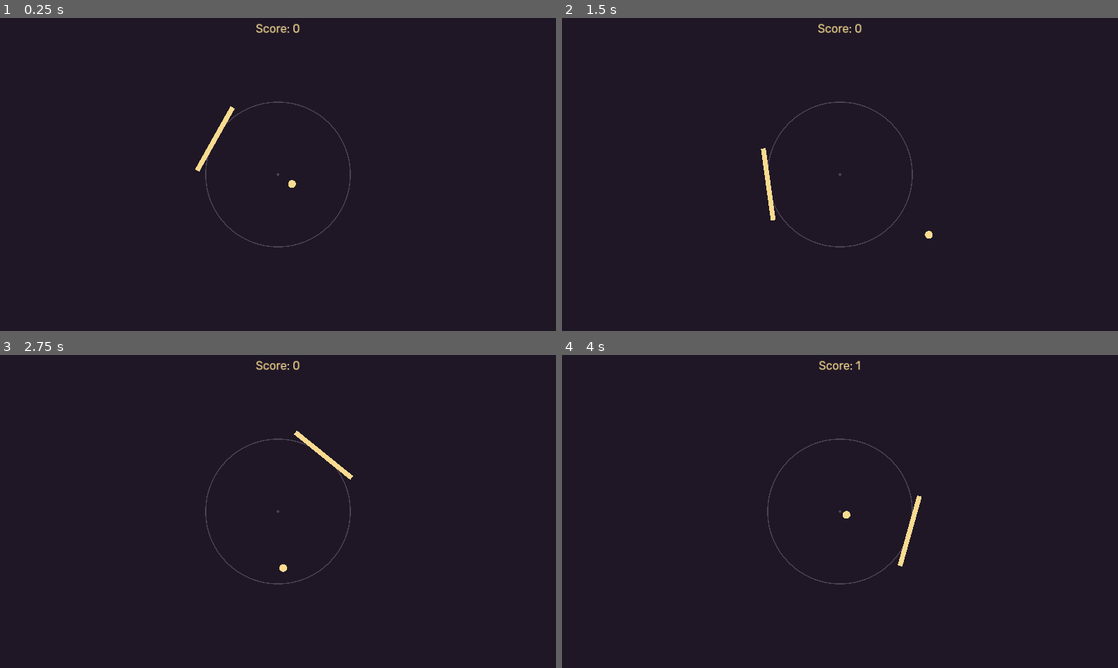
Above: before the commit, frames 1-4 (two rows, left to right).
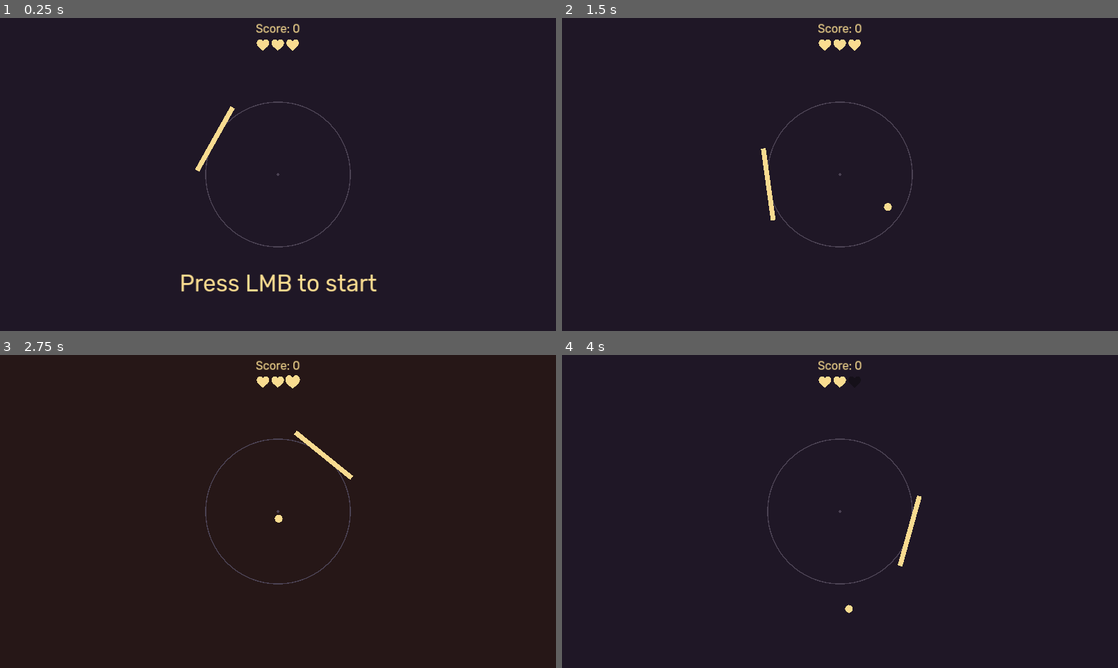
Above: after the commit, the same moments.

Repository: Aurif/gamdev-marathon
Game: Godot game, scene res://scenes/game_2.tscn
Two runs of this game, one before a commit and one after it. Both use one fixed random seed, a clock stepped at 60 frames per second and the inputs below.
Inputs (mouse positions are in pixels of both pictures, inside the frame that each line leads up to):
- Up to frame 1 (0.25 s): no input
- Up to frame 2 (1.5 s): move the mouse to (962, 158) at 0.52 s; click (962, 158) at 0.67 s; move the mouse to (728, 190) at 1.27 s; click (728, 190) at 1.42 s
- Up to frame 3 (2.75 s): move the mouse to (333, 442) at 2.02 s; click (333, 442) at 2.17 s
- Up to frame 4 (4 s): move the mouse to (812, 574) at 2.77 s; click (812, 574) at 2.92 s; move the mouse to (1006, 558) at 3.52 s; click (1006, 558) at 3.67 s

The runs differ from the first frame. In frame 1, 0.9% of the frame differs, in the area x 32-68%, y 6-88%; in frame 2, 0.2%; in frame 3, 0.2%; in frame 4, 0.3%.

Commit message:
G2 - stable version

Diff:
--- a/game/common/molecules/bouncing_ball/bouncing_ball.gd
+++ b/game/common/molecules/bouncing_ball/bouncing_ball.gd
@@ -11,7 +11,6 @@
 	if speed == new_speed:
 		return
 	speed = new_speed
-	#self.linear_velocity = self.linear_velocity.normalized() * speed
 
 #
 # Events
--- a/game/common/molecules/fail_screen/fail_screen.gd
+++ b/game/common/molecules/fail_screen/fail_screen.gd
@@ -4,6 +4,7 @@
 var is_restart_armed: bool = false
 
 func show_screen(message: String):
+	get_tree().paused = true
 	$TextureRect/VBoxContainer/InsertText.text = message
 	$AnimationPlayer.play("Appear")
 
@@ -13,6 +14,7 @@
 		return
 	if ev is not InputEventKey or not ev.pressed or ev.echo:
 		return
+	get_tree().paused = false
 	get_tree().reload_current_scene()
 
 func arm_restart():
--- /dev/null
+++ b/game/common/molecules/health_controller/health_controller.gd
@@ -0,0 +1,27 @@
+extends Control
+class_name MolHealthController
+
+@export var max_health = 3
+@export var preset_heart: PackedScene
+
+var current_health = 0
+signal onDeath
+
+func _ready() -> void:
+	current_health = max_health
+	for i in range(max_health):
+		var heart = preset_heart.instantiate()
+		$HBoxContainer.add_child.call_deferred(heart)
+
+func take_damage() -> void:
+	if current_health <= 0:
+		return
+	current_health -= 1
+
+	$Blinker/AnimationPlayer.stop()
+	$Blinker/AnimationPlayer.play("Blink")
+
+	$HBoxContainer.get_child(current_health).take_damage()
+
+	if current_health <= 0:
+		onDeath.emit()
--- /dev/null
+++ b/game/common/molecules/sprite_heart/sprite_heart.gd
@@ -0,0 +1,5 @@
+extends MarginContainer
+class_name MolSpriteHeart
+
+func take_damage() -> void:
+	$SpriteHeart/AnimationPlayer.play("TakeDamage")
--- /dev/null
+++ b/game/common/molecules/sprite_heart/sprite_heart.tscn
@@ -0,0 +1,93 @@
+[gd_scene load_steps=6 format=3 uid="uid://cbw44un8u1gpq"]
+
+[ext_resource type="Script" path="res://common/molecules/sprite_heart/sprite_heart.gd" id="1_qva6i"]
+[ext_resource type="Texture2D" uid="uid://rdif632n00yt" path="res://assets/sprites/heart.png" id="1_wogg0"]
+
+[sub_resource type="Animation" id="Animation_j1ts8"]
+length = 0.001
+tracks/0/type = "value"
+tracks/0/imported = false
+tracks/0/enabled = true
+tracks/0/path = NodePath("Foreground:scale")
+tracks/0/interp = 1
+tracks/0/loop_wrap = true
+tracks/0/keys = {
+"times": PackedFloat32Array(0),
+"transitions": PackedFloat32Array(1),
+"update": 0,
+"values": [Vector2(1, 1)]
+}
+tracks/1/type = "value"
+tracks/1/imported = false
+tracks/1/enabled = true
+tracks/1/path = NodePath("Foreground:visible")
+tracks/1/interp = 1
+tracks/1/loop_wrap = true
+tracks/1/keys = {
+"times": PackedFloat32Array(0),
+"transitions": PackedFloat32Array(1),
+"update": 1,
+"values": [true]
+}
+
+[sub_resource type="Animation" id="Animation_10qoo"]
+resource_name = "TakeDamage"
+length = 0.6
+tracks/0/type = "value"
+tracks/0/imported = false
+tracks/0/enabled = true
+tracks/0/path = NodePath("Foreground:scale")
+tracks/0/interp = 1
+tracks/0/loop_wrap = true
+tracks/0/keys = {
+"times": PackedFloat32Array(0, 0.2, 0.6),
+"transitions": PackedFloat32Array(0.3, 3, 1),
+"update": 0,
+"values": [Vector2(1, 1), Vector2(1.2, 1.2), Vector2(1e-05, 1e-05)]
+}
+tracks/1/type = "value"
+tracks/1/imported = false
+tracks/1/enabled = true
+tracks/1/path = NodePath("Foreground:visible")
+tracks/1/interp = 1
+tracks/1/loop_wrap = true
+tracks/1/keys = {
+"times": PackedFloat32Array(0.6),
+"transitions": PackedFloat32Array(1),
+"update": 1,
+"values": [false]
+}
+
+[sub_resource type="AnimationLibrary" id="AnimationLibrary_wy8mv"]
+_data = {
+"RESET": SubResource("Animation_j1ts8"),
+"TakeDamage": SubResource("Animation_10qoo")
+}
+
+[node name="MarginContainer" type="MarginContainer"]
+process_mode = 3
+offset_left = 112.0
+offset_top = 119.0
+offset_right = 144.0
+offset_bottom = 119.0
+theme_override_constants/margin_left = 24
+theme_override_constants/margin_right = 24
+script = ExtResource("1_qva6i")
+
+[node name="SpriteHeart" type="CenterContainer" parent="."]
+layout_mode = 2
+
+[node name="Background" type="TextureRect" parent="SpriteHeart"]
+modulate = Color(0.0836667, 0.065, 0.1, 1)
+layout_mode = 2
+texture = ExtResource("1_wogg0")
+
+[node name="Foreground" type="Sprite2D" parent="SpriteHeart"]
+modulate = Color(0.976471, 0.862745, 0.564706, 1)
+position = Vector2(128, 119)
+texture = ExtResource("1_wogg0")
+
+[node name="AnimationPlayer" type="AnimationPlayer" parent="SpriteHeart"]
+libraries = {
+"": SubResource("AnimationLibrary_wy8mv")
+}
--- a/game/common/molecules/timer/timer.tscn
+++ b/game/common/molecules/timer/timer.tscn
@@ -15,6 +15,21 @@
 
 [sub_resource type="GradientTexture1D" id="GradientTexture1D_lfm6v"]
 gradient = SubResource("Gradient_7341p")
+
+[sub_resource type="Animation" id="Animation_f56yt"]
+length = 0.001
+tracks/0/type = "value"
+tracks/0/imported = false
+tracks/0/enabled = true
+tracks/0/path = NodePath("ProgressBar:scale")
+tracks/0/interp = 1
+tracks/0/loop_wrap = true
+tracks/0/keys = {
+"times": PackedFloat32Array(0),
+"transitions": PackedFloat32Array(1),
+"update": 0,
+"values": [Vector2(1, 1)]
+}
 
 [sub_resource type="Animation" id="Animation_6o5p5"]
 resource_name = "Shrink"
@@ -43,21 +58,6 @@
 "args": [],
 "method": &"execute_callback"
 }]
-}
-
-[sub_resource type="Animation" id="Animation_f56yt"]
-length = 0.001
-tracks/0/type = "value"
-tracks/0/imported = false
-tracks/0/enabled = true
-tracks/0/path = NodePath("ProgressBar:scale")
-tracks/0/interp = 1
-tracks/0/loop_wrap = true
-tracks/0/keys = {
-"times": PackedFloat32Array(0),
-"transitions": PackedFloat32Array(1),
-"update": 0,
-"values": [Vector2(1, 1)]
 }
 
 [sub_resource type="AnimationLibrary" id="AnimationLibrary_rg1fq"]
--- a/game/common/molecules/win_screen/win_screen.tscn
+++ b/game/common/molecules/win_screen/win_screen.tscn
@@ -18,6 +18,7 @@
 gradient = SubResource("Gradient_itgbf")
 
 [node name="WinScreen" instance=ExtResource("1_wdhnw")]
+process_mode = 3
 script = ExtResource("2_25vpm")
 
 [node name="Dim" parent="." index="1"]
--- a/game/game-specific/game_2/game_2.gd
+++ b/game/game-specific/game_2/game_2.gd
@@ -2,12 +2,14 @@
 
 @export var preset_ball: PackedScene
 @export var n_score_label: Label
+@export var n_health_controller: MolHealthController
+@export var n_fail_screen: MolFailScreen
+@export var n_win_screen: MolWinScreen
+@export var n_pause_label: Label
 
 var score = 0
 var ball_speed = 300
-
-func _ready() -> void:
-	spawn_ball()
+var state = "paused"
 
 func spawn_ball() -> void:
 	var ball = preset_ball.instantiate() as MolBouncingBall
@@ -23,6 +25,20 @@
 func update_score(new_score: int) -> void:
 	score = new_score
 	n_score_label.text = "Score: "+str(new_score)
+	if score < 0:
+		n_fail_screen.show_screen("You reach negative score")
+	if score >= 20:
+		n_win_screen.show_screen("Score: "+str(score))
+
+#
+# State transition
+#
+func _input(event: InputEvent) -> void:
+	if event is InputEventMouseButton and event.button_index == 1 and event.pressed:
+		if state == "paused":
+			n_pause_label.visible = false
+			spawn_ball()
+			state = "running"
 
 #
 # Events
@@ -33,4 +49,8 @@
 
 func _on_ball_exit(ball: MolBouncingBall) -> void:
 	ball.queue_free()
+	n_health_controller.take_damage()
 	spawn_ball()
+
+func _on_death() -> void:
+	n_fail_screen.show_screen("Score: "+str(score))
--- a/game/scenes/game_2.tscn
+++ b/game/scenes/game_2.tscn
@@ -6,9 +6,55 @@
 [ext_resource type="Script" path="res://common/atoms/input_mouse_rotation/input_mouse_rotation.gd" id="3_j5t68"]
 [ext_resource type="PackedScene" uid="uid://chynyknwob2sv" path="res://common/atoms/sprite_circle/sprite_circle.tscn" id="3_m0wmc"]
 [ext_resource type="PackedScene" uid="uid://djgstwib3m7n0" path="res://common/molecules/fail_screen/fail_screen.tscn" id="4_8ygvy"]
+[ext_resource type="Script" path="res://common/molecules/health_controller/health_controller.gd" id="4_n2p13"]
 [ext_resource type="PackedScene" uid="uid://cdo5hamcxy2ol" path="res://common/molecules/win_screen/win_screen.tscn" id="5_2bgwv"]
+[ext_resource type="PackedScene" uid="uid://cbw44un8u1gpq" path="res://common/molecules/sprite_heart/sprite_heart.tscn" id="5_03ym7"]
 [ext_resource type="PackedScene" uid="uid://ct6c7ehcyifus" path="res://common/molecules/bouncing_ball/bouncing_ball.tscn" id="6_7gih1"]
 [ext_resource type="PackedScene" uid="uid://b7olk6ingolg1" path="res://common/atoms/keep_position/keep_position.tscn" id="7_ypl4p"]
+
+[sub_resource type="Gradient" id="Gradient_8uwo8"]
+offsets = PackedFloat32Array(0)
+colors = PackedColorArray(0.14902, 0.0901961, 0.0901961, 1)
+
+[sub_resource type="GradientTexture1D" id="GradientTexture1D_jon7q"]
+gradient = SubResource("Gradient_8uwo8")
+
+[sub_resource type="Animation" id="Animation_m7utm"]
+resource_name = "Blink"
+length = 0.8
+tracks/0/type = "value"
+tracks/0/imported = false
+tracks/0/enabled = true
+tracks/0/path = NodePath(".:modulate")
+tracks/0/interp = 1
+tracks/0/loop_wrap = true
+tracks/0/keys = {
+"times": PackedFloat32Array(0, 0.0666667, 0.25, 0.8),
+"transitions": PackedFloat32Array(1, 1, 0.5, 1),
+"update": 0,
+"values": [Color(1, 1, 1, 0), Color(1, 1, 1, 1), Color(1, 1, 1, 1), Color(1, 1, 1, 0)]
+}
+
+[sub_resource type="Animation" id="Animation_vcdme"]
+length = 0.001
+tracks/0/type = "value"
+tracks/0/imported = false
+tracks/0/enabled = true
+tracks/0/path = NodePath(".:modulate")
+tracks/0/interp = 1
+tracks/0/loop_wrap = true
+tracks/0/keys = {
+"times": PackedFloat32Array(0),
+"transitions": PackedFloat32Array(1),
+"update": 0,
+"values": [Color(1, 1, 1, 0)]
+}
+
+[sub_resource type="AnimationLibrary" id="AnimationLibrary_b05ir"]
+_data = {
+"Blink": SubResource("Animation_m7utm"),
+"RESET": SubResource("Animation_vcdme")
+}
 
 [sub_resource type="CircleShape2D" id="CircleShape2D_fb011"]
 radius = 281.044
@@ -22,14 +68,54 @@
 grow_vertical = 2
 metadata/_edit_lock_ = true
 
-[node name="Game2" type="Node" parent="." node_paths=PackedStringArray("n_score_label")]
+[node name="Game2" type="Node" parent="." node_paths=PackedStringArray("n_score_label", "n_health_controller", "n_fail_screen", "n_win_screen", "n_pause_label")]
 script = ExtResource("1_qr1jq")
 preset_ball = ExtResource("6_7gih1")
 n_score_label = NodePath("../Score")
+n_health_controller = NodePath("../HealthController")
+n_fail_screen = NodePath("../FailScreen")
+n_win_screen = NodePath("../WinScreen")
+n_pause_label = NodePath("../PauseLabel")
 
 [node name="Background" parent="." instance=ExtResource("1_8dvox")]
 layout_mode = 1
 metadata/_edit_lock_ = true
+
+[node name="HealthController" type="Control" parent="."]
+layout_mode = 1
+anchors_preset = 15
+anchor_right = 1.0
+anchor_bottom = 1.0
+grow_horizontal = 2
+grow_vertical = 2
+script = ExtResource("4_n2p13")
+preset_heart = ExtResource("5_03ym7")
+
+[node name="Blinker" type="TextureRect" parent="HealthController"]
+modulate = Color(1, 1, 1, 0)
+layout_mode = 1
+anchors_preset = 15
+anchor_right = 1.0
+anchor_bottom = 1.0
+grow_horizontal = 2
+grow_vertical = 2
+texture = SubResource("GradientTexture1D_jon7q")
+
+[node name="AnimationPlayer" type="AnimationPlayer" parent="HealthController/Blinker"]
+libraries = {
+"": SubResource("AnimationLibrary_b05ir")
+}
+
+[node name="HBoxContainer" type="HBoxContainer" parent="HealthController"]
+layout_mode = 1
+anchors_preset = 10
+anchor_right = 1.0
+offset_top = 44.0
+offset_right = 10358.0
+offset_bottom = 282.0
+grow_horizontal = 2
+scale = Vector2(0.1, 0.1)
+alignment = 1
 
 [node name="Score" type="Label" parent="."]
 layout_mode = 1
@@ -77,13 +163,33 @@
 
 [node name="KeepPosition" parent="Area2D" instance=ExtResource("7_ypl4p")]
 
+[node name="PauseLabel" type="Label" parent="."]
+z_index = 3
+layout_mode = 1
+anchors_preset = 8
+anchor_left = 0.5
+anchor_top = 0.5
+anchor_right = 0.5
+anchor_bottom = 0.5
+offset_left = -204.5
+offset_top = 197.5
+offset_right = 204.5
+offset_bottom = 254.5
+grow_horizontal = 2
+grow_vertical = 2
+theme = ExtResource("2_qwjp1")
+theme_type_variation = &"LetterItem"
+text = "Press LMB to start"
+horizontal_alignment = 1
+
 [node name="FailScreen" parent="." instance=ExtResource("4_8ygvy")]
+process_mode = 3
 layout_mode = 1
 metadata/_edit_lock_ = true
 
 [node name="WinScreen" parent="." instance=ExtResource("5_2bgwv")]
-z_index = 0
 layout_mode = 1
 metadata/_edit_lock_ = true
 
+[connection signal="onDeath" from="HealthController" to="Game2" method="_on_death"]
 [connection signal="body_exited" from="Area2D" to="Game2" method="_on_ball_exit"]
Binary file added: game/assets/sprites/heart.png
Not shown, added: game/assets/sprites/heart.png.import
Not shown: 1 places in game/scenes/game_2.tscn that only renumber resources
Not shown, added: game/assets/sprites/heart.png~
